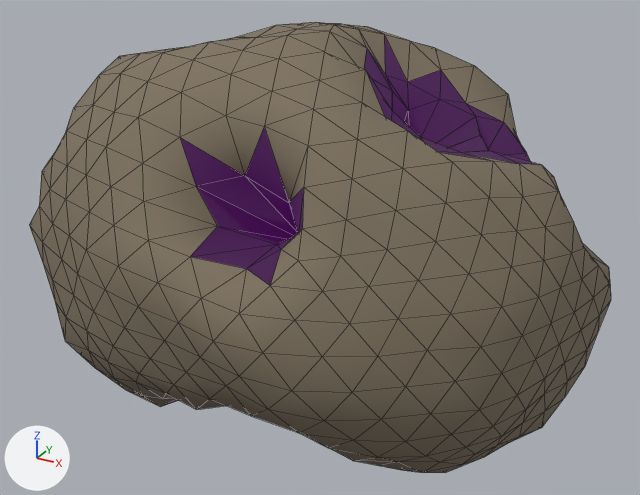
The glTF model assets/asteroids/asteroid_01.glb as it was, and as the next commit left it.
Both versions are drawn from a camera (50 mm lens) standing at (1.319, -2.49, 1.268) and looking at (-0.028, -0.04, 0.043). The axes (+X, +Y, +Z) are drawn at lower left. The lights are the same throughout. The older version comes first. Mesh edges are drawn as thin lines.

The first picture shows 'Asteroid_01'.
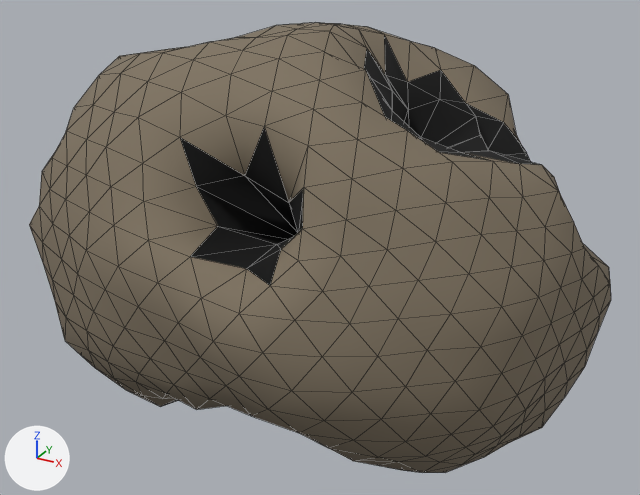
Location of each change, [x1, y1, x2, y2] in pixels of the pictures (640 x 495 px):
'Asteroid_01', recoloured, surface changed: [165, 34, 539, 403] in both

The change in detail:
Material 'AsteroidCrater_01' (mat_asteroidcrater_01) changes colour from black #271927 to black #000000; in linear values from (0.02, 0.01, 0.02) to (0.0, 0.0, 0.0).
In material 'AsteroidCrater_01' (mat_asteroidcrater_01), emission_color is no longer (0.042, 0.0, 0.063), dark purple #3a0047.
In material 'AsteroidCrater_01' (mat_asteroidcrater_01), emission_strength is no longer 1.0.
